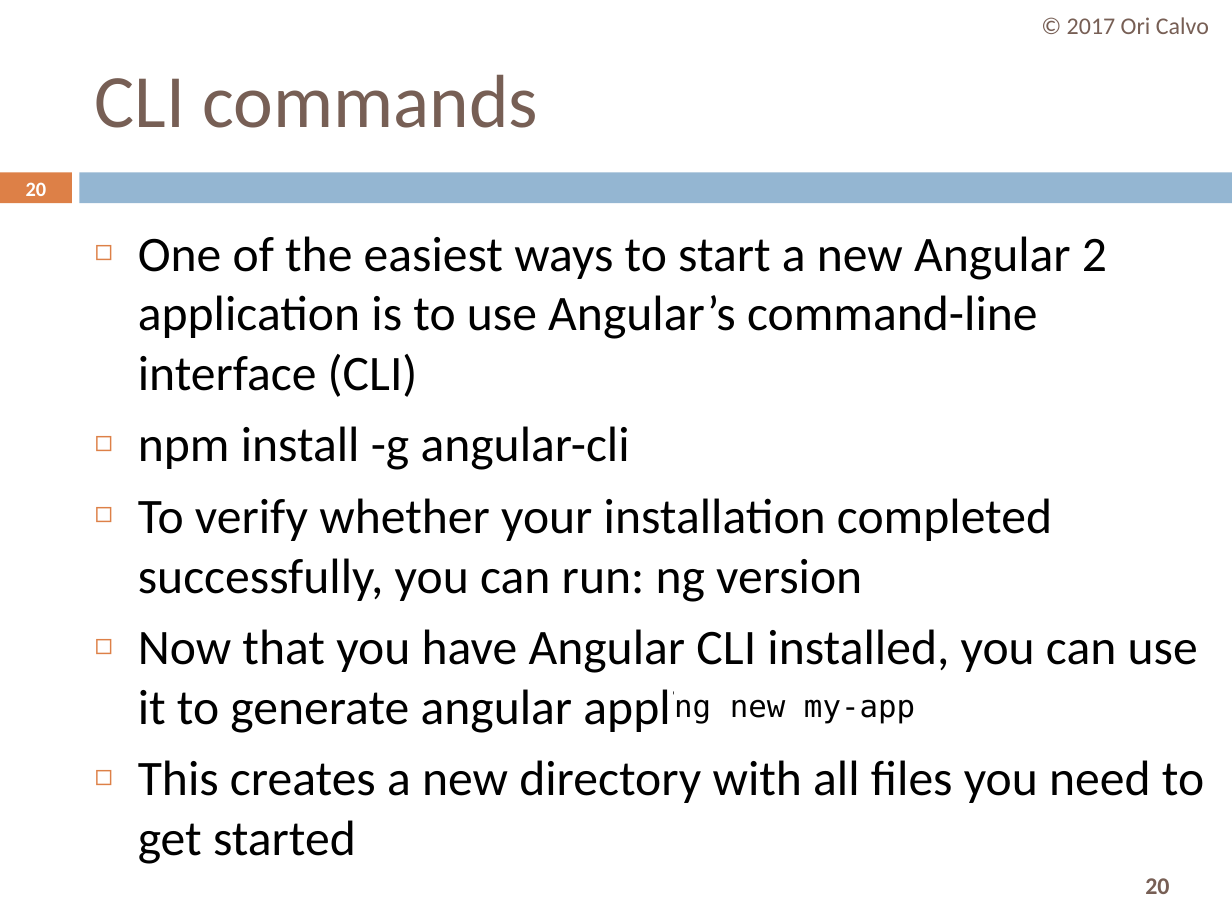
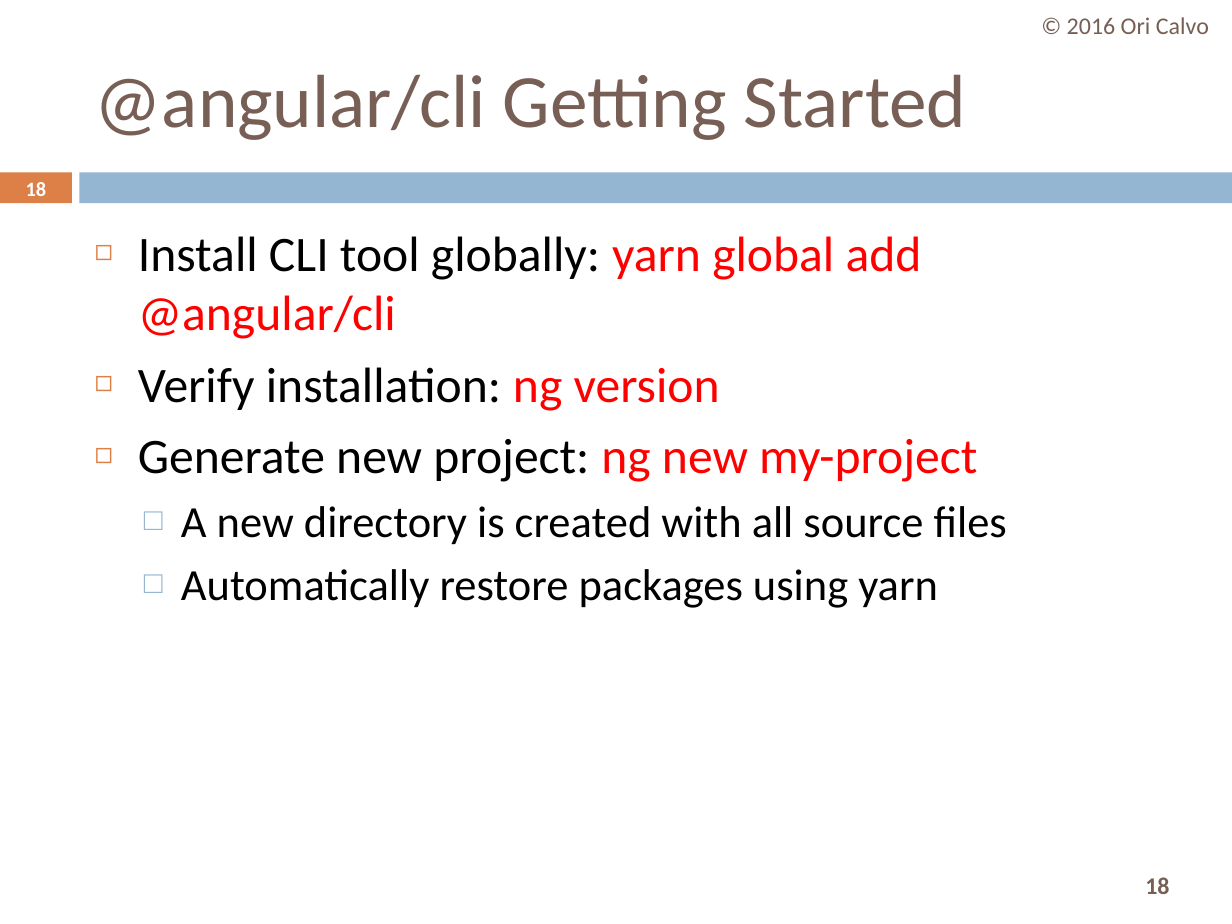
Before and after one commit to oricalvo/course-angular, a slide deck: slide 18 of PPTs/01 Build & Setup.pptx (slide 20 before the commit). Drawn at 1232x924 pixels with LibreOffice and Linux fonts; fonts in the diff are those of the drawing. Boxes give left, top, right and bottom in pixels: in the first picture for what was removed or moved away, otherwise in the second. Text is boxed around its words. In the diff, an @@ line names an element or a change of style, - is before the commit and + after.

Commit message:
More

```diff
--- a/PPTs/01 Build & Setup.pptx
+++ b/PPTs/01 Build & Setup.pptx
@@ text at bbox=[1067, 17, 1209, 34]: text changed @@
-© 2017 Ori Calvo
+© 2016 Ori Calvo
@@ title at bbox=[95, 74, 967, 140]: text changed @@
-CLI commands
+@angular/cli Getting Started
@@ page number at bbox=[26, 182, 47, 196]: text changed @@
-20
+18
@@ text at bbox=[138, 236, 1007, 608]: text changed @@
-◻ One of the easiest ways to start a new Angular 2 application is to use Angular’s command-line interface (CLI)
-◻ npm install -g angular-cli
-◻ To verify whether your installation completed successfully, you can run: ng version
-◻ Now that you have Angular CLI installed, you can use it to generate angular application:
-◻ This creates a new directory with all files you need to get started
+◻ Install CLI tool globally: yarn global add @angular/cli
+◻ Verify installation: ng version
+◻ Generate new project: ng new my-project
+  □ A new directory is created with all source files
+  □ Automatically restore packages using yarn
@@ text removed at bbox=[674, 699, 915, 724] @@
-ng new my-app
@@ page number at bbox=[1145, 877, 1169, 894]: text changed @@
-20
+18
```
Also in this commit, not shown: 10 other slides changed, 5 slides added, 27 slides removed.
